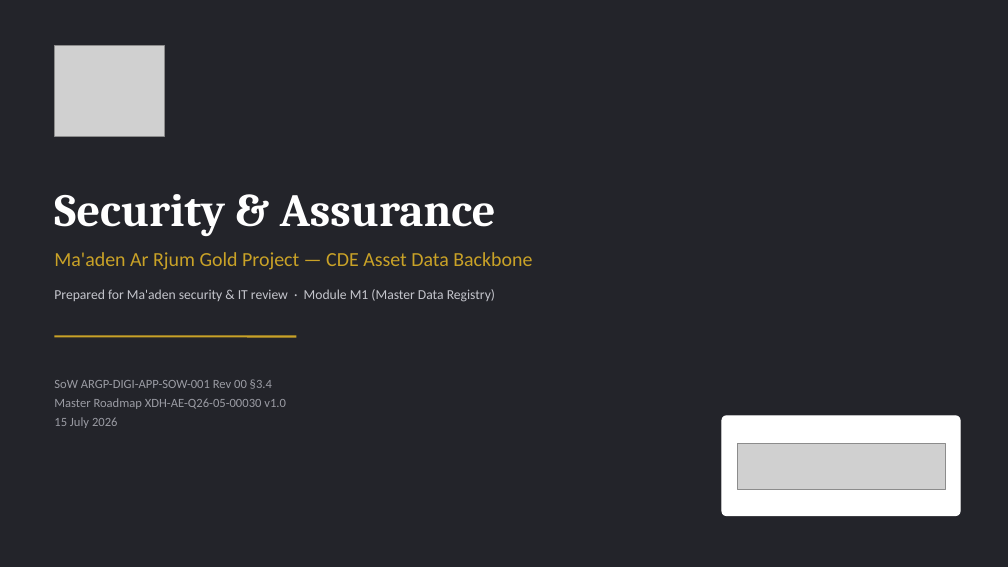
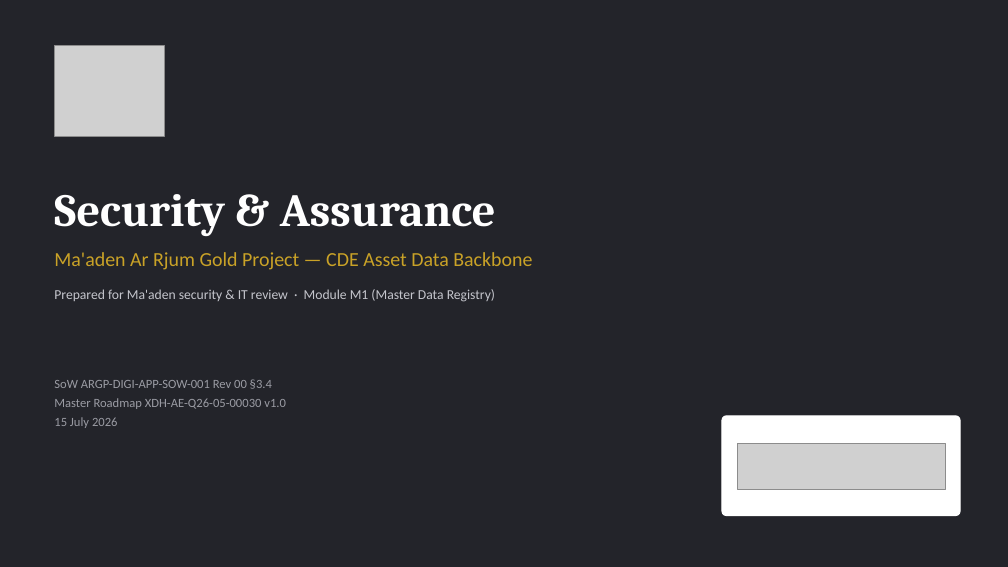
Before and after one commit to XDH-AngelBalilo/XDH_Maaden, a slide deck: slide 1 of RFQ Doc/2026.07.15 Security Pack/Maaden ARGP - Security & Assurance.pptx. Drawn at 1008x567 pixels with LibreOffice and Linux fonts; fonts in the diff are those of the drawing; grey boxes stand for pictures. Boxes give left, top, right and bottom in pixels: in the first picture for what was removed or moved away, otherwise in the second. Text is boxed around its words. In the diff, an @@ line names an element or a change of style, - is before the commit and + after.

```diff
--- a/RFQ Doc/2026.07.15 Security Pack/Maaden ARGP - Security & Assurance.pptx
+++ b/RFQ Doc/2026.07.15 Security Pack/Maaden ARGP - Security & Assurance.pptx
@@ line removed from (54, 337) to (296, 337) @@
```
Also in this commit, not shown: 1 other slide changed, 1 other file.
